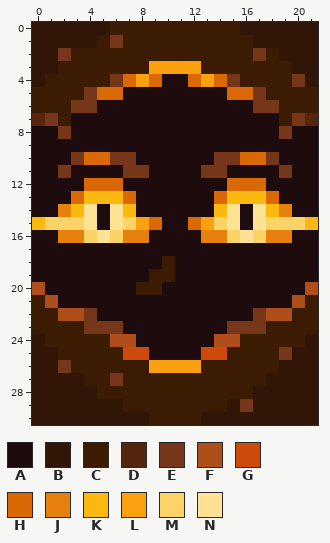
File history of a pixel-art sprite, src/main/resources/assets/relics/textures/abilities/goblin_nose/vein_seeker.png. The picture above was drawn from the file before the commit.
The file is 22x31 pixels.
Palette (. is transparent): A #1d0b0e  B #311608  C #3c1b03  D #55260d  E #763619  F #ae4e1a  G #cb4a0c  H #da6804  J #e6810e  K #fbb90f  L #fba10f  M #fbd366  N #ffe293
Now the later version:
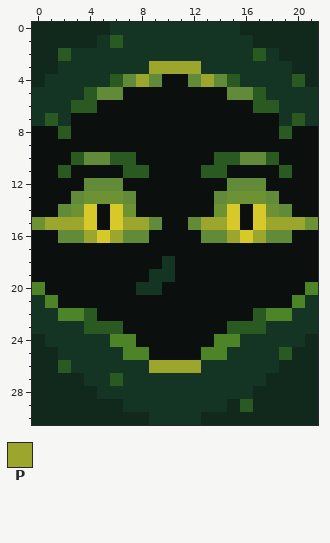
Colours new in this view: P #9da62c
The exact change:
colour A: #1d0b0e -> #0b100f
colour B: #311608 -> #10291c
colour C: #3c1b03 -> #153524
colour E: #763619 -> #2a5a22
colour F: #ae4e1a -> #4d8428
colour H: #da6804 -> #628b39
colour K: #fbb90f -> #6d9233
colour N: #ffe293 -> #d8c92a
y 3: x 9..12 LLLL -> PPPP
y 4: x 8 L -> P; x 13 L -> P
y 7: x 0 D -> C; x 21 D -> C
y 14: x 2 J -> H; x 19 J -> H
y 15: x 1..3 MMM -> PPP; x 7..8 ML -> PP; x 13..14 LM -> PP; x 18..20 MMM -> PPP
y 16: x 2..4 JJM -> HHP; x 6..8 MJJ -> PHH; x 13..15 JJM -> HHP; x 17..19 MJJ -> PHH
y 25: x 7..8 GG -> FF; x 13..14 GG -> FF
y 26: x 9..12 LLLL -> PPPP
Pixel boxes of the changes (left, top, right, bottom) in both pictures:
changed: (32, 22, 318, 425)
